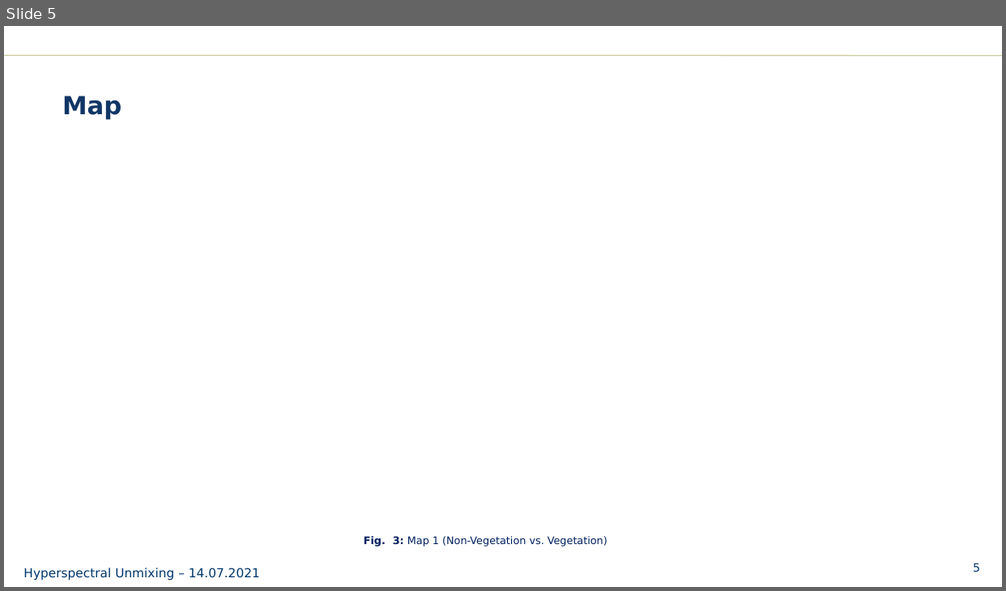
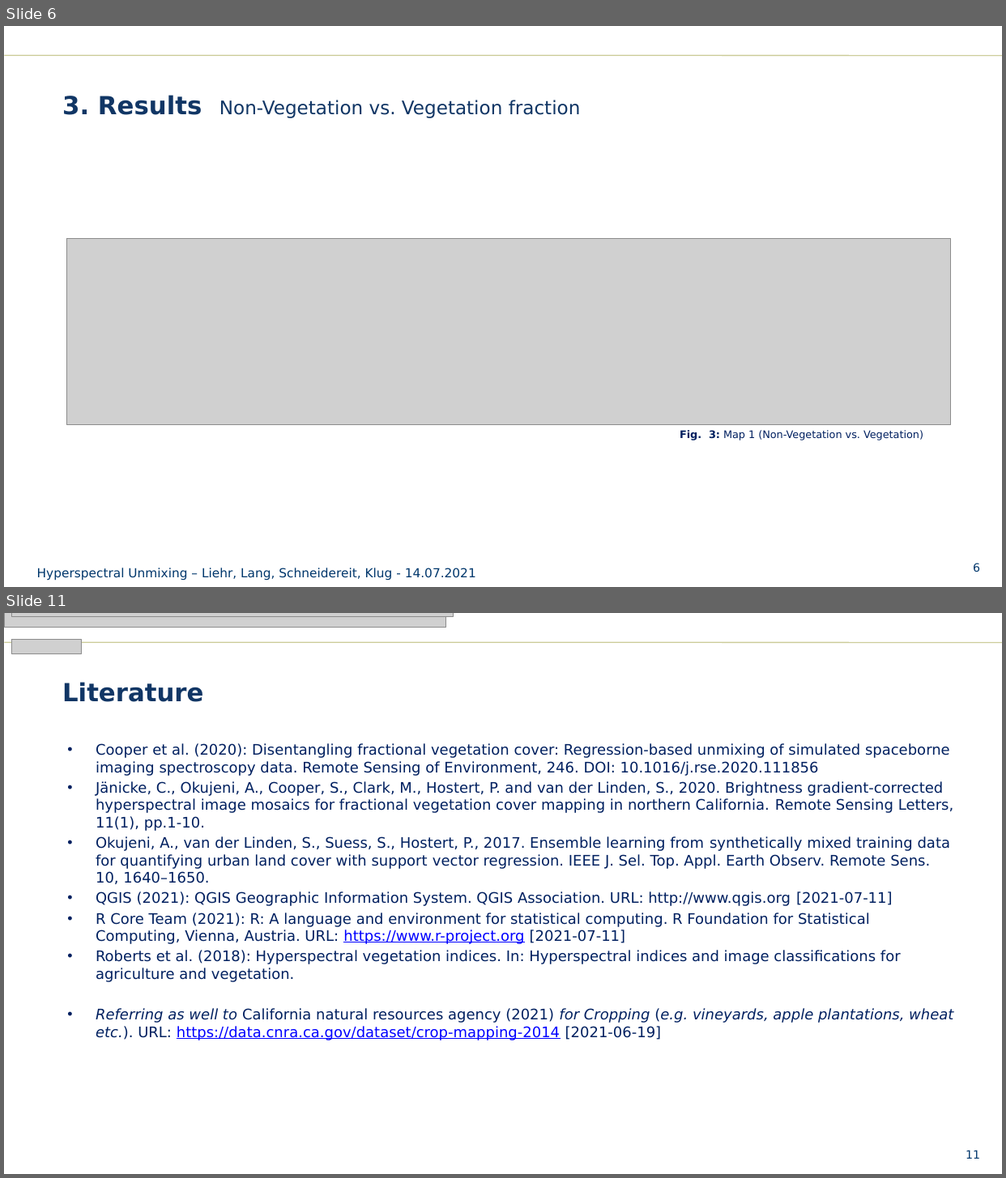
Before and after one commit to schneidereits/EO_hyperspec_hub, a slide deck: presentation/EO2020_hyperspec_presentation.pptx. Shown one above the other, each under a label of ours: slide 5 before the commit, slides 6 and 11 after it; the slides between them are not shown. The pictures are 1006x591 and 1006x1178 pixels, drawn with LibreOffice and Linux fonts; fonts in the diff are those of the drawing; grey boxes stand for pictures; background and template pictures are left out. Boxes give left, top, right and bottom in pixels: in the first picture for what was removed or moved away, otherwise in the second. Text is boxed around its words. In the diff, an @@ line names an element or a change of style, - is before the commit and + after.

```diff
--- a/presentation/EO2020_hyperspec_presentation.pptx
+++ b/presentation/EO2020_hyperspec_presentation.pptx
@@ slide 11 added at [4,613,1002,1174], background #FFFFFF; not listed: 2 template elements that a slide beside it also shows @@
@@ picture added at [4,613,445,628] @@
@@ picture added at [11,613,454,616] @@
@@ picture added at [11,639,81,653] @@
@@ title added at [55,673,916,723], outline #FFFFFF 0.75 pt, 24 pt, text #113665, bold @@
+Literature
@@ text added at [96,743,953,1041], 14 pt, text #002060 @@
+• Cooper et al. (2020): Disentangling fractional vegetation cover: Regression-based unmixing of simulated spaceborne imaging spectroscopy data. Remote Sensing of Environment, 246. DOI: 10.1016/j.rse.2020.111856
+• Jänicke, C., Okujeni, A., Cooper, S., Clark, M., Hostert, P. and van der Linden, S., 2020. Brightness gradient-corrected hyperspectral image mosaics for fractional vegetation cover mapping in northern California. Remote Sensing Letters, 11(1), pp.1-10.
+• Okujeni, A., van der Linden, S., Suess, S., Hostert, P., 2017. Ensemble learning from synthetically mixed training data for quantifying urban land cover with support vector regression. IEEE J. Sel. Top. Appl. Earth Observ. Remote Sens. 10, 1640–1650.
+• QGIS (2021): QGIS Geographic Information System. QGIS Association. URL: http://www.qgis.org [2021-07-11]
+• R Core Team (2021): R: A language and environment for statistical computing. R Foundation for Statistical Computing, Vienna, Austria. URL: https://www.r-project.org [2021-07-11]
+• Roberts et al. (2018): Hyperspectral vegetation indices. In: Hyperspectral indices and image classifications for agriculture and vegetation.
+• Referring as well to California natural resources agency (2021) for Cropping (e.g. vineyards, apple plantations, wheat etc.). URL: https://data.cnra.ca.gov/dataset/crop-mapping-2014 [2021-06-19]
@@ what was slide 5 is now slide 6 @@
@@ slide 6 changed as well @@
@@ title at [62,95,581,118]: text changed; size 24 to 18 pt; bold off @@
-Map
+3. Results Non-Vegetation vs. Vegetation fraction
@@ picture added at [67,238,951,425] @@
@@ text "Fig. 3: Map 1 (Non-Vegetation ...": place and size @@
-text "Fig. 3: Map 1 (Non-Vegetation ..." at [364,536,607,547]
+text "Fig. 3: Map 1 (Non-Vegetation ..." at [680,430,923,441]
@@ text at [37,568,476,581]: text changed @@
-Hyperspectral Unmixing – 14.07.2021
+Hyperspectral Unmixing – Liehr, Lang, Schneidereit, Klug - 14.07.2021
@@ page number at [973,563,980,573]: text changed @@
-5
+6
```
Also in this commit, not shown: 4 other slides changed, 5 other slides added, 3 slides removed, 1 other file.
